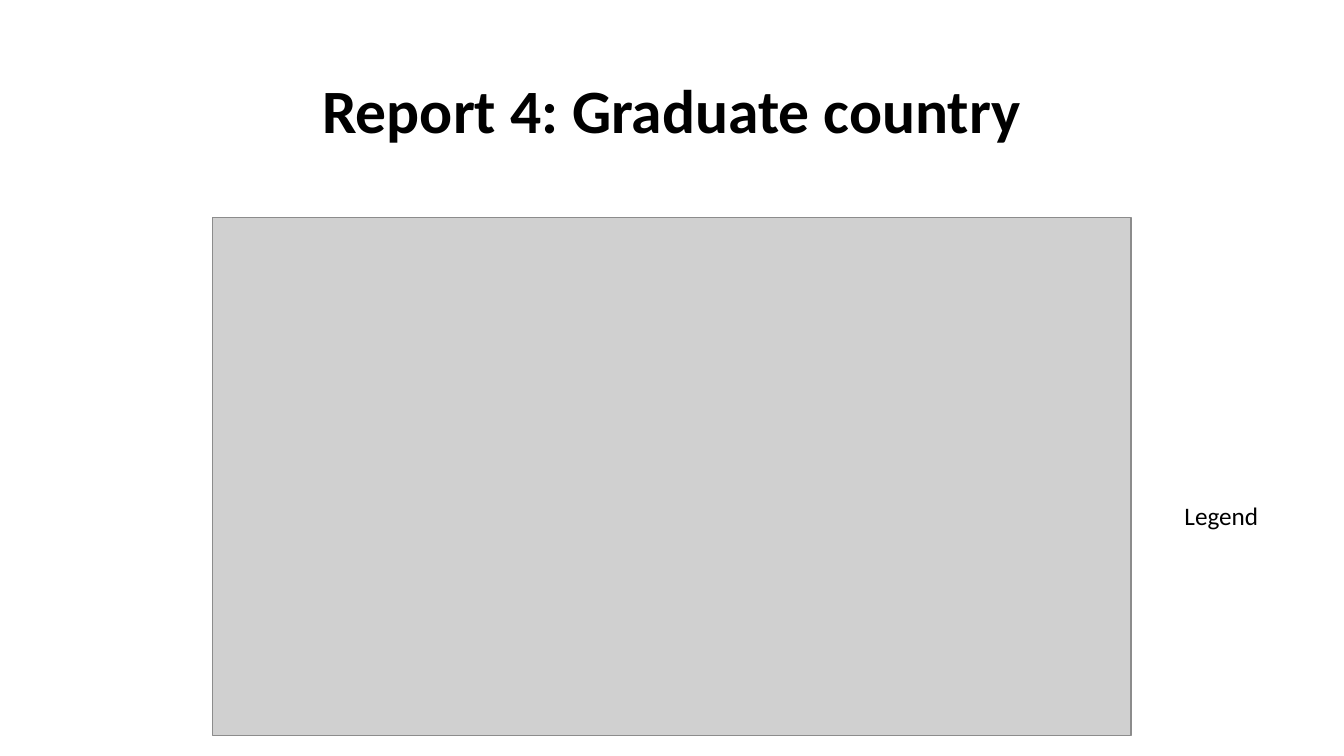
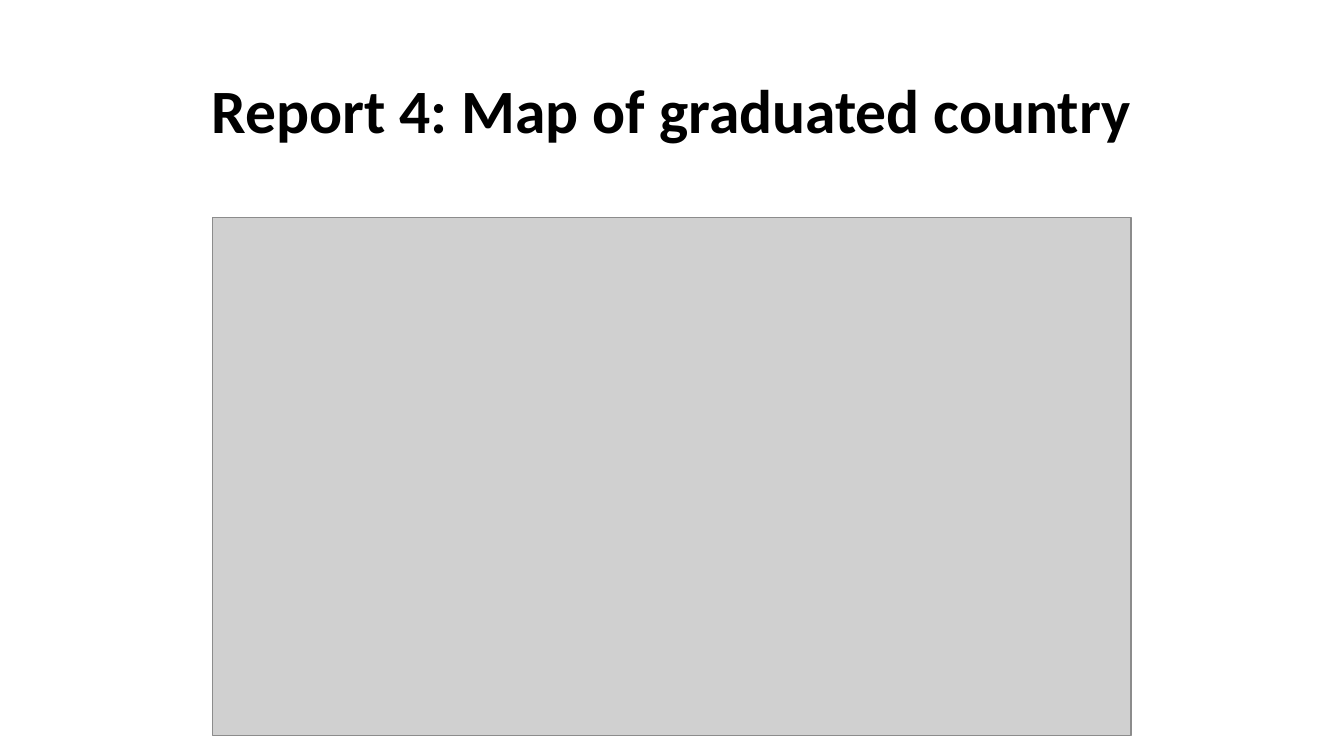
Before and after one commit to kimteespk/DADS5001-Data-Analytics-and-Data-Science-Tools-and-Programming, a slide deck: slide 11 of 12-PowerBI/DSTools-Power-BI.pptx (slide 10 before the commit). Drawn at 1344x756 pixels with LibreOffice and Linux fonts; fonts in the diff are those of the drawing; grey boxes stand for pictures. Boxes give left, top, right and bottom in pixels: in the first picture for what was removed or moved away, otherwise in the second. Text is boxed around its words. In the diff, an @@ line names an element or a change of style, - is before the commit and + after.

Commit message:
add

```diff
--- a/12-PowerBI/DSTools-Power-BI.pptx
+++ b/12-PowerBI/DSTools-Power-BI.pptx
@@ title at <box>212,89,1131,144</box>: text changed @@
-Report 4: Graduate country
+Report 4: Map of graduated country
@@ text removed at <box>1184,507,1258,530</box> @@
-Legend
```
Also in this commit, not shown: 7 other slides changed, 2 slides added.
